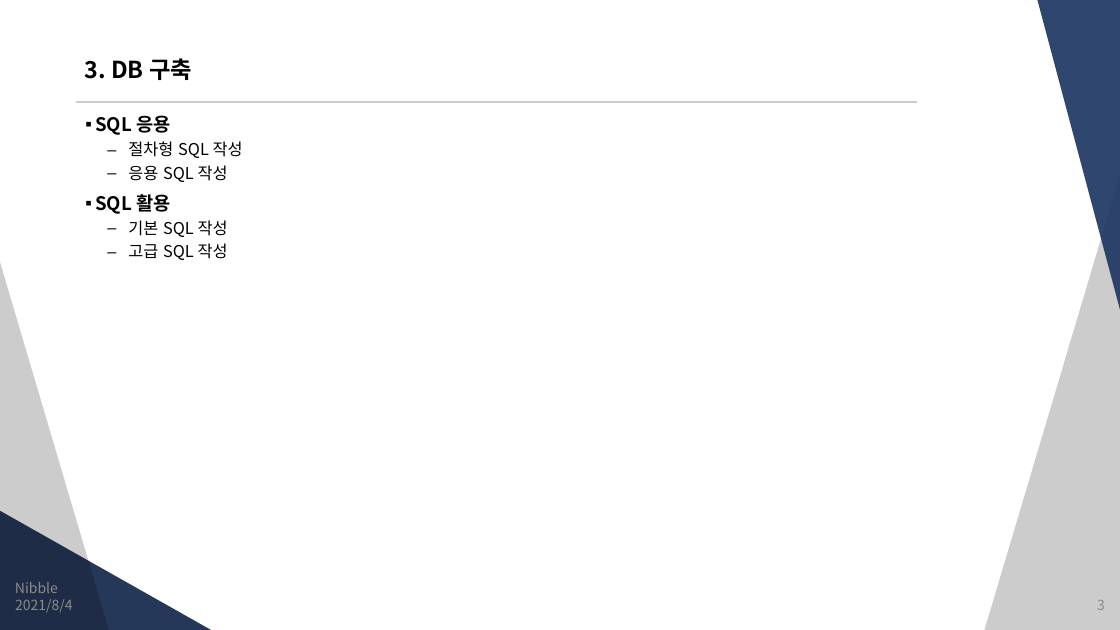
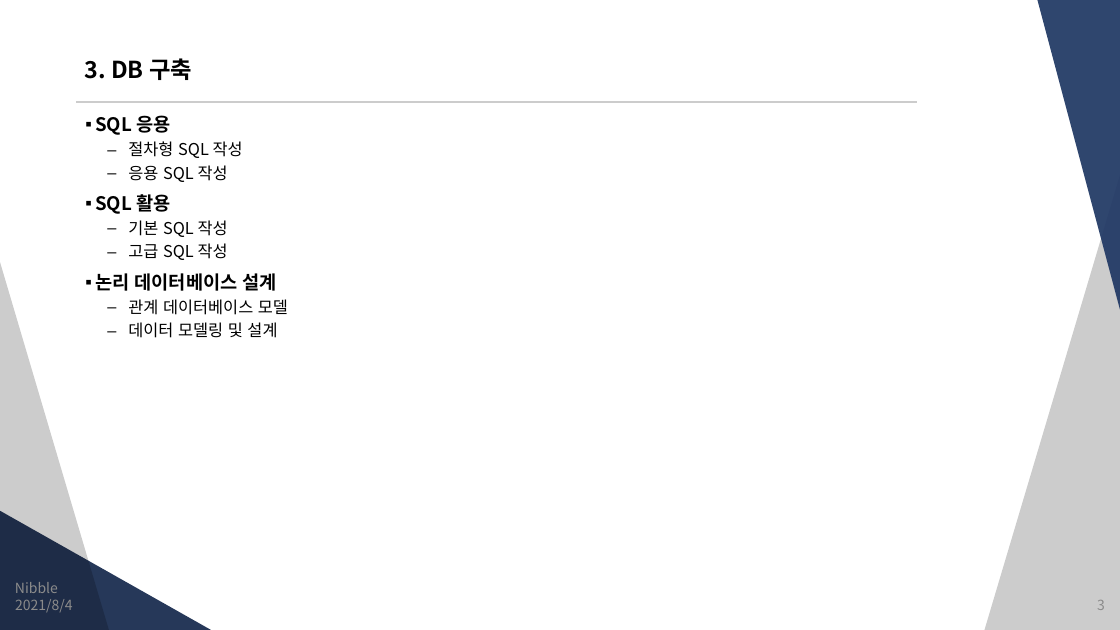
Before and after one commit to JungSangHyeon/2021-TIL, a slide deck: slide 3 of 정보처리기사/3. DB 구축.pptx. Drawn at 1120x630 pixels with LibreOffice and Linux fonts; fonts in the diff are those of the drawing. Boxes give left, top, right and bottom in pixels: in the first picture for what was removed or moved away, otherwise in the second. Text is boxed around its words. In the diff, an @@ line names an element or a change of style, - is before the commit and + after.

```diff
--- a/정보처리기사/3. DB 구축.pptx
+++ b/정보처리기사/3. DB 구축.pptx
@@ text at bbox=[95, 273, 288, 338]: paragraphs added @@
+▪ 논리 데이터베이스 설계
+  – 관계 데이터베이스 모델
+  – 데이터 모델링 및 설계
```
Also in this commit, not shown: 6 slides added.
